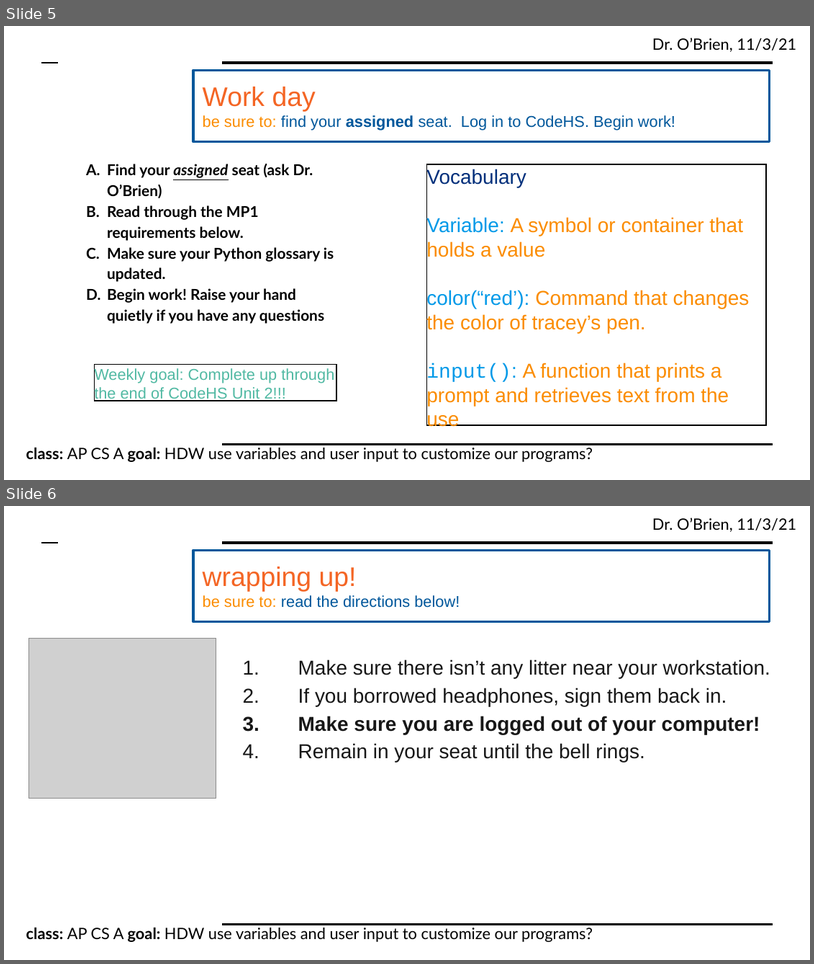
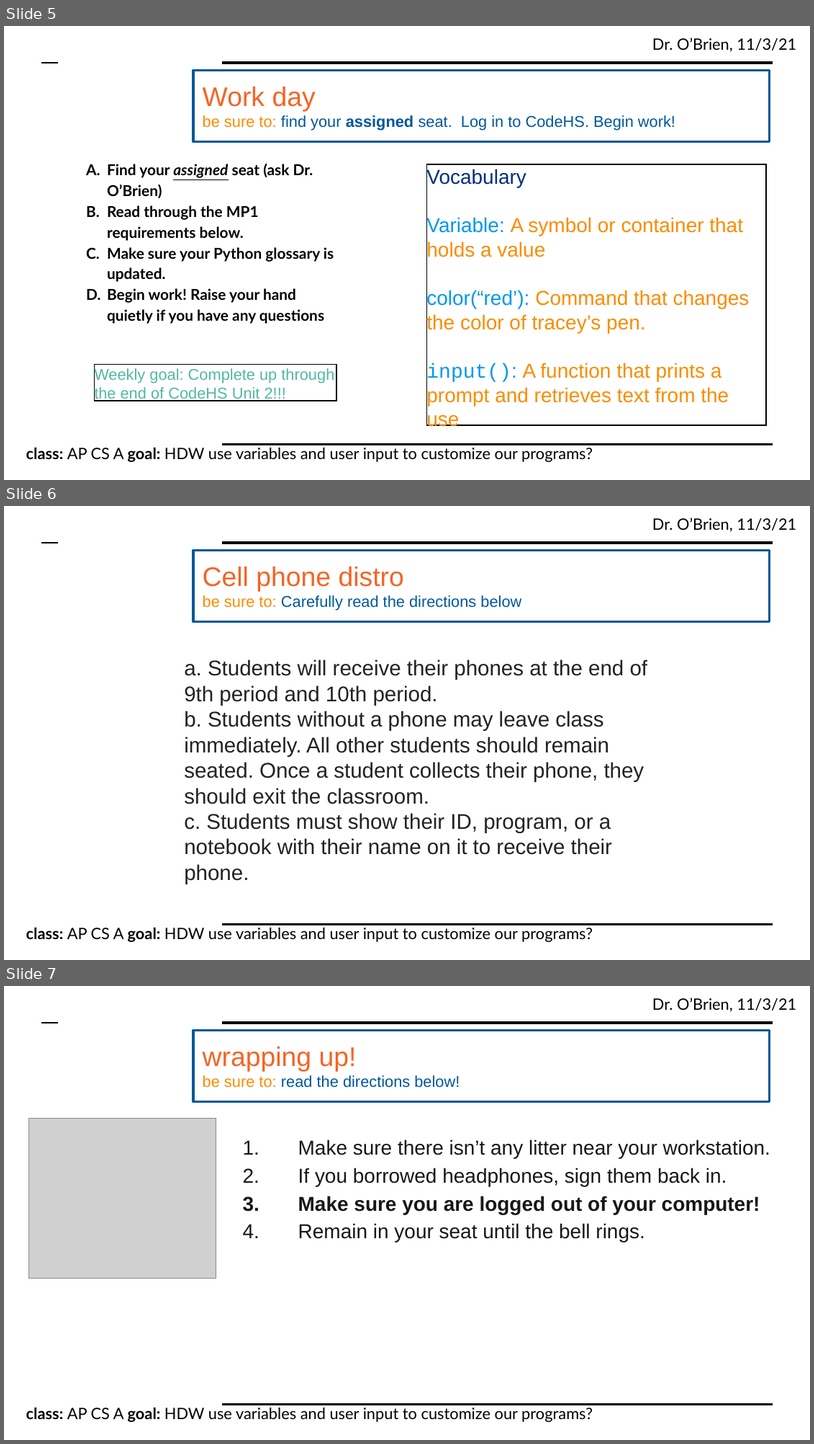
Before and after one commit to cobrien87/work, a slide deck: print/lesson_73_python.pptx. Shown one above the other, each under a label of ours: slides 5 and 6 before the commit, slides 5, 6 and 7 after it. The pictures are 814x964 and 814x1444 pixels, drawn with LibreOffice and Linux fonts; fonts in the diff are those of the drawing; grey boxes stand for pictures; background and template pictures are left out. Boxes give left, top, right and bottom in pixels: in the first picture for what was removed or moved away, otherwise in the second. Text is boxed around its words. In the diff, an @@ line names an element or a change of style, - is before the commit and + after.

Commit message:
updated python slides cell policy

```diff
--- a/print/lesson_73_python.pptx
+++ b/print/lesson_73_python.pptx
@@ slide 6 added at [4,506,810,960], background #FFFFFF; not listed: 5 template elements that a slide beside it also shows @@
@@ rectangle added at [193,551,770,622], fill #FFFFFF, outline #01579B 2 pt @@
@@ text added at [203,566,522,610], 14 pt, text #01579B @@
+Cell phone distro
+be sure to: Carefully read the directions below
@@ text added at [184,659,648,884], 19 pt, text #222222 @@
+a. Students will receive their phones at the end of 9th period and 10th period.
+b. Students without a phone may leave class immediately. All other students should remain seated. Once a student collects their phone, they should exit the classroom.
+c. Students must show their ID, program, or a notebook with their name on it to receive their phone.
@@ what was slide 6 is now slide 7 @@
```
Also in this commit, not shown: 10 other files.
